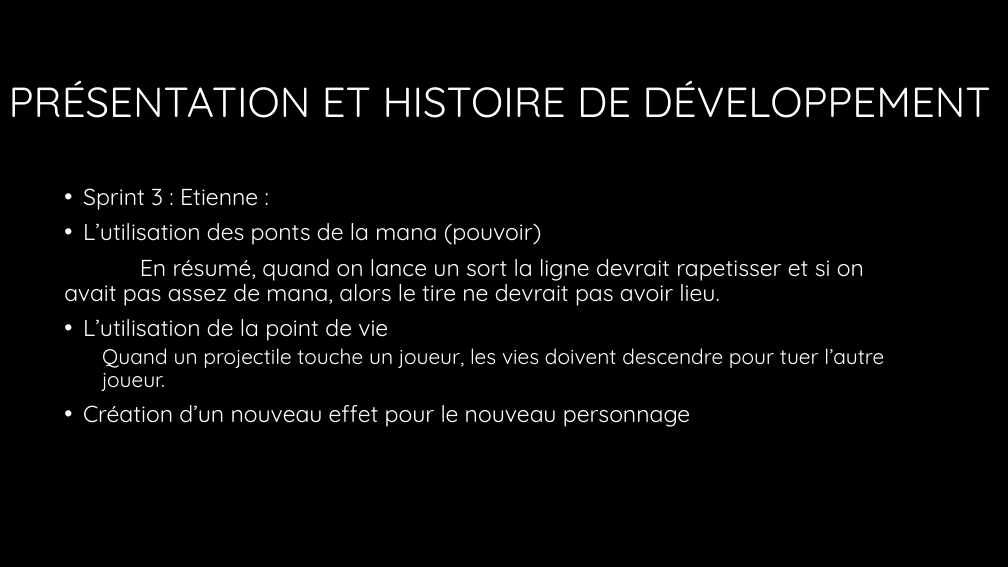
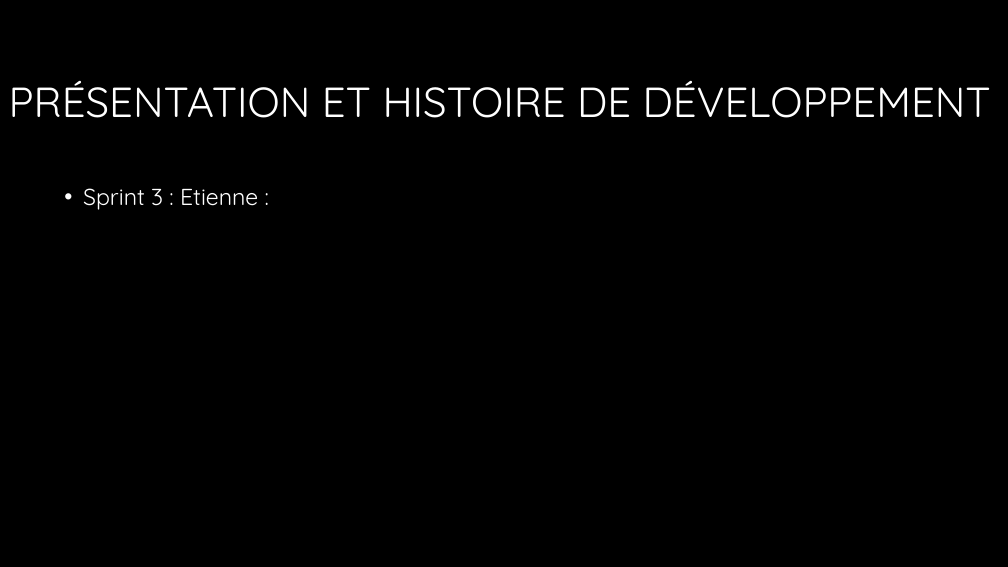
Before and after one commit to ThimbleDice/Elemental-Clash-Legend, a slide deck: slide 10 of Elemantal Clash PowerPoint.pptx. Drawn at 1008x567 pixels with LibreOffice and Linux fonts; fonts in the diff are those of the drawing; background and template pictures are left out. Boxes give left, top, right and bottom in pixels: in the first picture for what was removed or moved away, otherwise in the second. Text is boxed around its words. In the diff, an @@ line names an element or a change of style, - is before the commit and + after.

Commit message:
MAJ powerpoint

```diff
--- a/Elemantal Clash PowerPoint.pptx
+++ b/Elemantal Clash PowerPoint.pptx
@@ text at [64, 223, 884, 427]: paragraphs removed @@
-• L’utilisation des ponts de la mana (pouvoir)
-En résumé, quand on lance un sort la ligne devrait rapetisser et si on avait pas assez de mana, alors le tire ne devrait pas avoir lieu.
-• L’utilisation de la point de vie
-  Quand un projectile touche un joueur, les vies doivent descendre pour tuer l’autre joueur.
-• Création d’un nouveau effet pour le nouveau personnage
```
Also in this commit, not shown: 2 other slides changed, 3 slides added.
